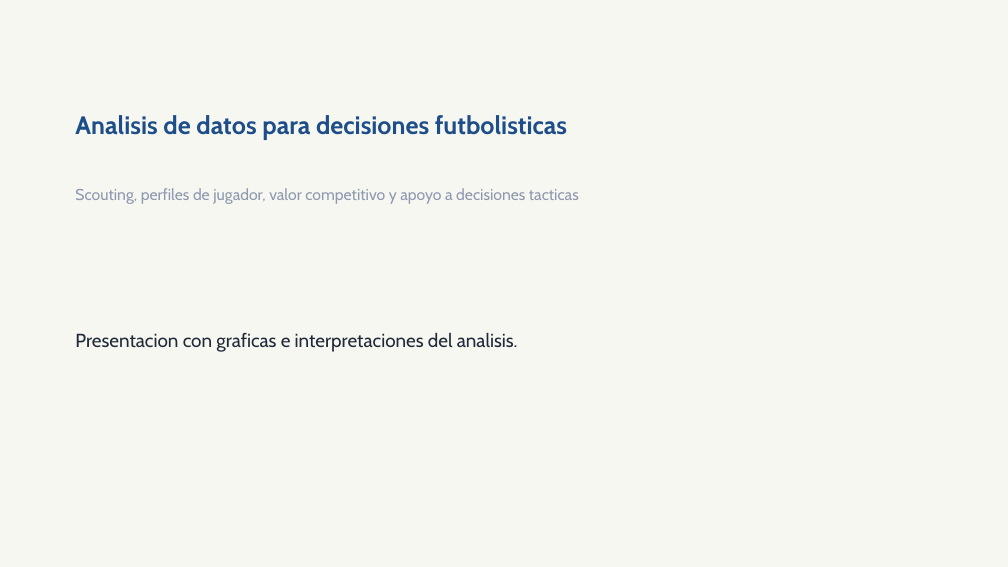
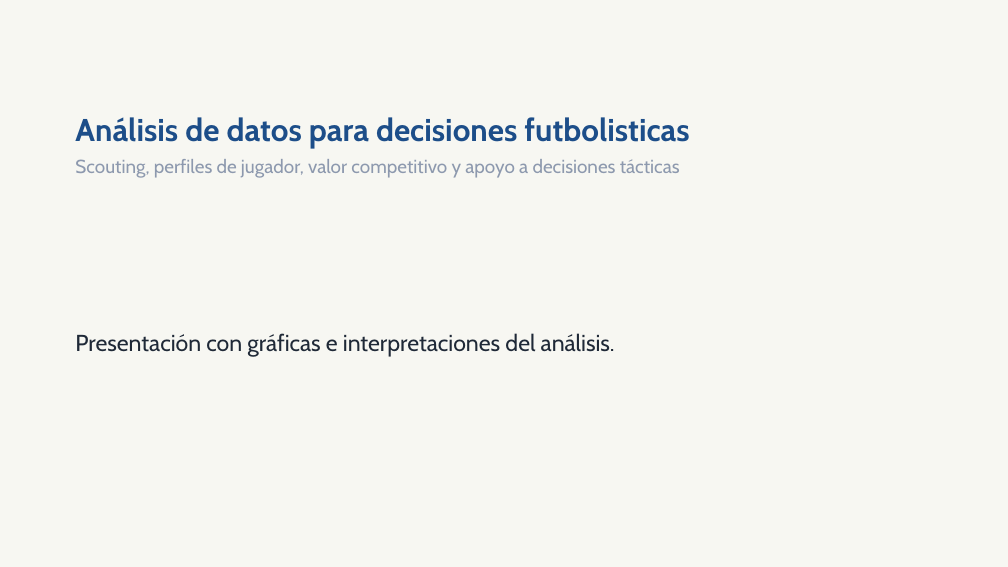
Before and after one commit to OssianV/Proyecto_analisis_soccer_europeo, a slide deck: slide 1 of OUTPUTS/presentacion_final.pptx. Drawn at 1008x567 pixels with LibreOffice and Linux fonts; fonts in the diff are those of the drawing. Boxes give left, top, right and bottom in pixels: in the first picture for what was removed or moved away, otherwise in the second. Text is boxed around its words. In the diff, an @@ line names an element or a change of style, - is before the commit and + after.

```diff
--- a/OUTPUTS/presentacion_final.pptx
+++ b/OUTPUTS/presentacion_final.pptx
@@ text at box(75, 117, 689, 148): text changed; size 24 to 30 pt @@
-Analisis de datos para decisiones futbolisticas
+Análisis de datos para decisiones futbolisticas
@@ text at box(75, 159, 680, 178): text changed; size 15 to 18 pt @@
-Scouting, perfiles de jugador, valor competitivo y apoyo a decisiones tacticas
+Scouting, perfiles de jugador, valor competitivo y apoyo a decisiones tácticas
@@ text at box(75, 333, 615, 357): text changed; size 18 to 22 pt @@
-Presentacion con graficas e interpretaciones del analisis.
+Presentación con gráficas e interpretaciones del análisis.
```
Also in this commit, not shown: 2 other slides changed, 2 slides added, 3 other files.
